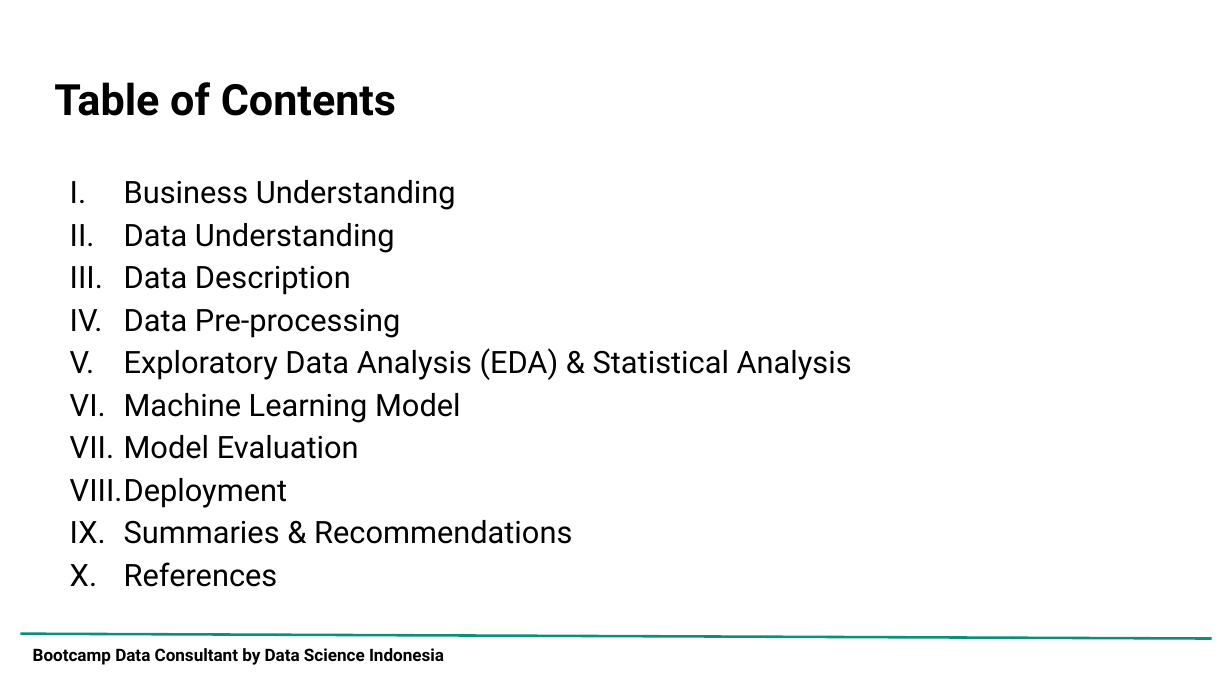
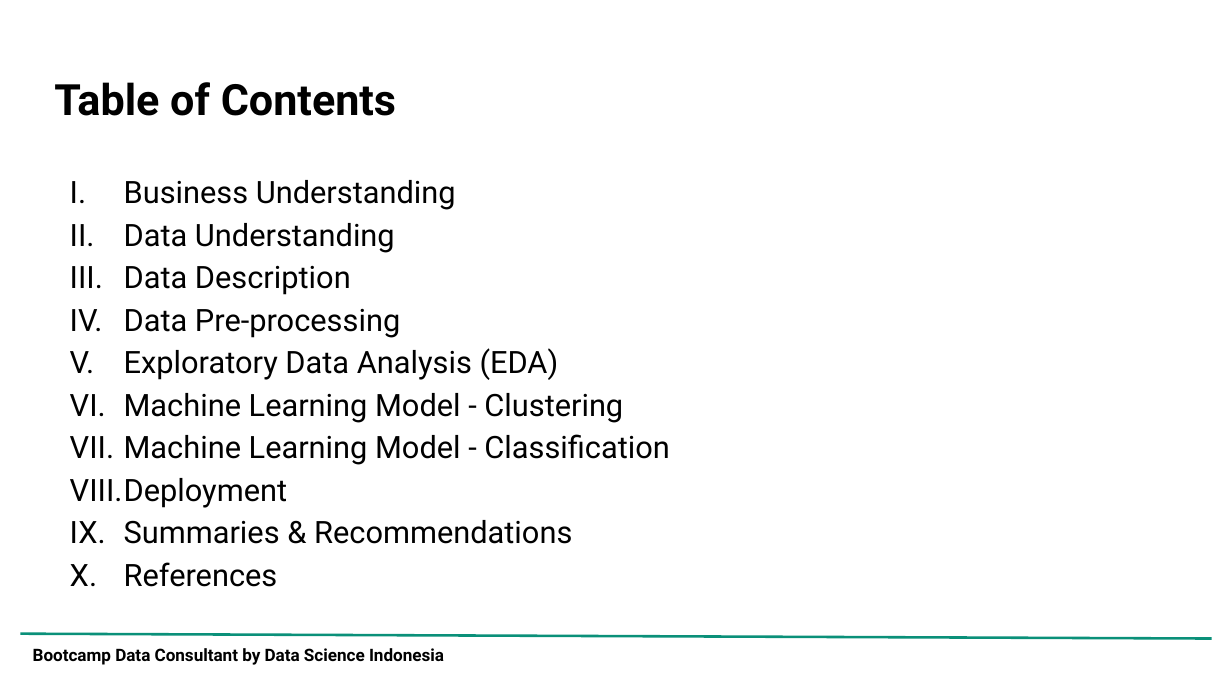
Before and after one commit to adrn-mm/DSLS_Mini-Project-DS_Adrian-Maulana-Muhammad, a slide deck: slide 2 of reports/Project Report_Mini Project DS_Adrian Maulana Muhammad.pptx. Drawn at 1232x693 pixels with LibreOffice and Linux fonts; fonts in the diff are those of the drawing; background and template pictures are left out. Boxes give left, top, right and bottom in pixels: in the first picture for what was removed or moved away, otherwise in the second. Text is boxed around its words. In the diff, an @@ line names an element or a change of style, - is before the commit and + after.

Commit message:
Adding ML clustering model and notebook

```diff
--- a/reports/Project Report_Mini Project DS_Adrian Maulana Muhammad.pptx
+++ b/reports/Project Report_Mini Project DS_Adrian Maulana Muhammad.pptx
@@ text at (x1=124, y1=348, x2=670, y2=465): text changed @@
-V. Exploratory Data Analysis (EDA) & Statistical Analysis
-VI. Machine Learning Model
-VII. Model Evaluation
+V. Exploratory Data Analysis (EDA)
+VI. Machine Learning Model - Clustering
+VII. Machine Learning Model - Classification
```
Also in this commit, not shown: 13 other files.
